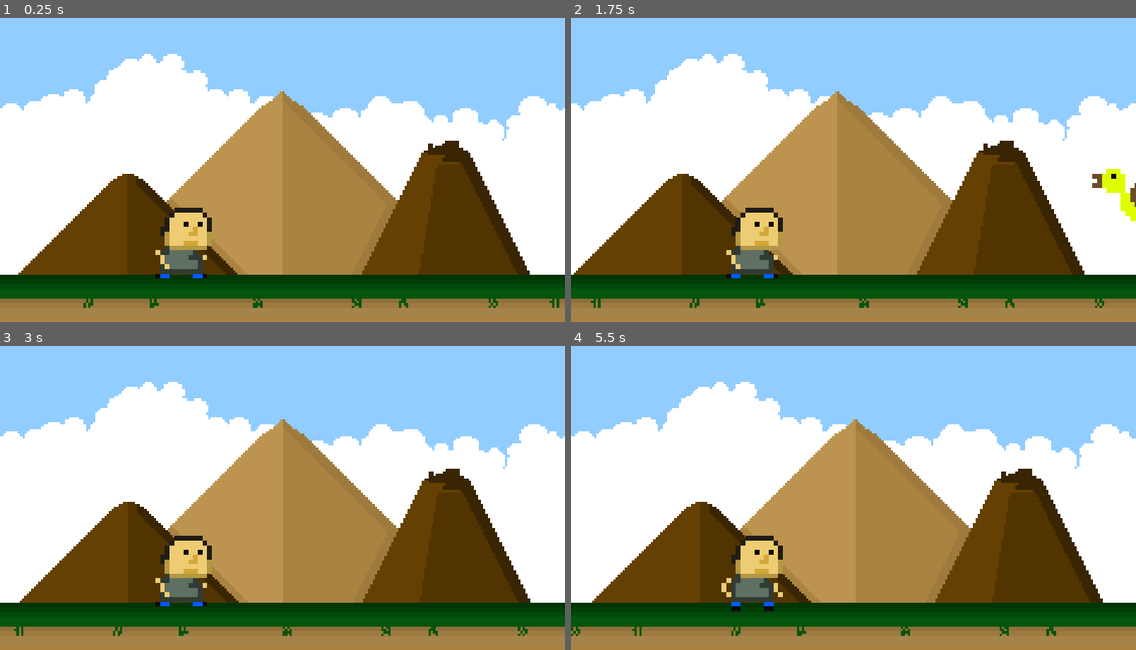
Above: before the commit, frames 1-4 (two rows, left to right).
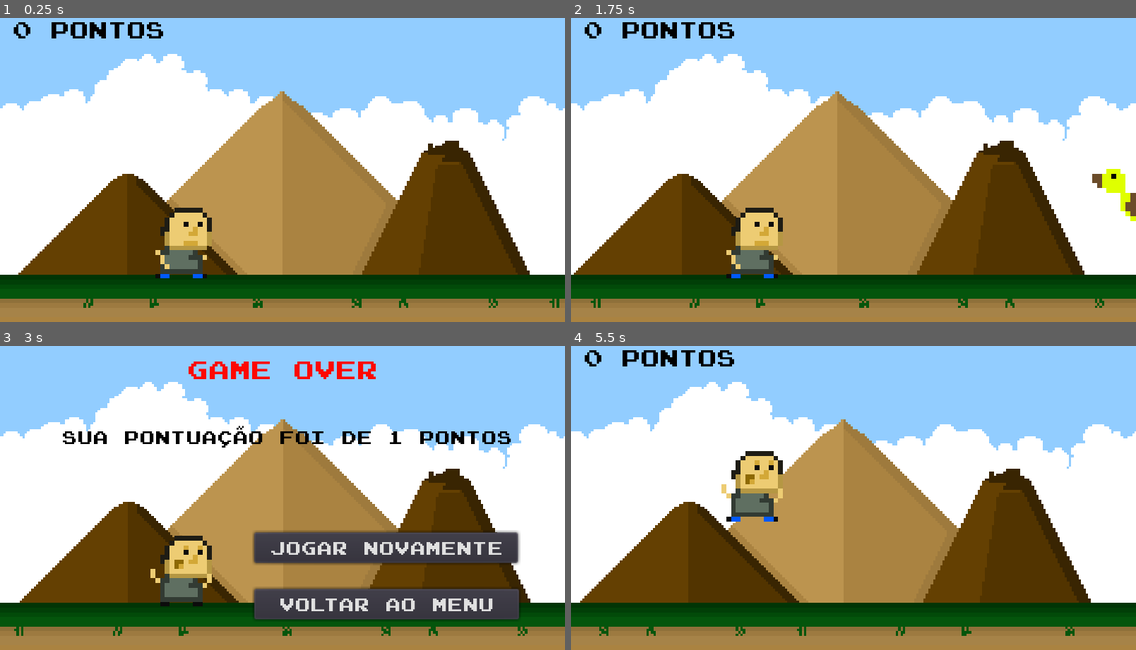
Above: after the commit, the same moments.

Repository: alexporcena/godot-endlessrunner
Game: Godot game, scene res://cenas/Jogo.tscn
Two runs of this game, one before a commit and one after it. Both use one fixed random seed, a clock stepped at 60 frames per second and the inputs below. The project has no main scene, so this scene is started directly.
Inputs (mouse positions are in pixels of both pictures, inside the frame that each line leads up to):
- Up to frame 1 (0.25 s): no input
- Up to frame 2 (1.75 s): hold Up (ui_up) from 0.53 s (still down)
- Up to frame 3 (3 s): release Up (ui_up) at 2.03 s; hold Down (ui_down) 2.03-2.78 s; hold Up (ui_up) from 2.78 s (still down)
- Up to frame 4 (5.5 s): release Up (ui_up) at 3.5 s; click (955, 604) at 3.5 s, where only the run after the commit has a clickable "VOLTAR AO MENU"; click (989, 577) at 4.25 s, where only the run after the commit has a clickable "JOGAR"; hold Up (ui_up) from 5.03 s (still down)

The runs differ from the first frame. In frame 1, 0.7% of the frame differs, in the area x 2-29%, y 1-7%; in frame 2, 0.8%; in frame 3, 13%, in the area x 11-93%, y 5-91%; in frame 4, 12%.

Commit message:
Add files via upload

Diff:
--- a/cenas/Inimigo.tscn
+++ b/cenas/Inimigo.tscn
@@ -49,7 +49,6 @@
 [node name="AnimatedSprite" type="AnimatedSprite" parent="."]
 frames = SubResource( 7 )
 animation = "passaro"
-frame = 1
 playing = true
 
 [node name="CollisionPolygon2DHomem" type="CollisionPolygon2D" parent="."]
--- a/cenas/Jogo.tscn
+++ b/cenas/Jogo.tscn
@@ -1,8 +1,9 @@
-[gd_scene load_steps=5 format=2]
+[gd_scene load_steps=6 format=2]
 
 [ext_resource path="res://cenas/Jogador.tscn" type="PackedScene" id=1]
 [ext_resource path="res://cenas/Background.tscn" type="PackedScene" id=2]
 [ext_resource path="res://scripts/Jogo.gd" type="Script" id=3]
+[ext_resource path="res://interface/Hud.tscn" type="PackedScene" id=4]
 
 [sub_resource type="RectangleShape2D" id=1]
 extents = Vector2( 24.2065, 10 )
@@ -31,5 +32,7 @@
 [node name="TimerPontuacao" type="Timer" parent="."]
 wait_time = 2.0
 autostart = true
+
+[node name="Hud" parent="." instance=ExtResource( 4 )]
 [connection signal="timeout" from="TimerInimigo" to="." method="_on_TimerInimigo_timeout"]
 [connection signal="timeout" from="TimerPontuacao" to="." method="_on_TimerPontuacao_timeout"]
--- /dev/null
+++ b/interface/GameOver.tscn
@@ -0,0 +1,114 @@
+[gd_scene load_steps=12 format=2]
+
+[ext_resource path="res://assets/fontes/joystix monospace.ttf" type="DynamicFontData" id=1]
+[ext_resource path="res://cenas/Background.tscn" type="PackedScene" id=2]
+[ext_resource path="res://assets/imagens/jogador.png" type="Texture" id=3]
+[ext_resource path="res://scripts/GameOver.gd" type="Script" id=4]
+
+[sub_resource type="DynamicFont" id=1]
+size = 22
+font_data = ExtResource( 1 )
+
+[sub_resource type="DynamicFont" id=2]
+font_data = ExtResource( 1 )
+
+[sub_resource type="DynamicFont" id=3]
+font_data = ExtResource( 1 )
+
+[sub_resource type="DynamicFont" id=4]
+font_data = ExtResource( 1 )
+
+[sub_resource type="AtlasTexture" id=5]
+atlas = ExtResource( 3 )
+region = Rect2( 64, 64, 64, 64 )
+
+[sub_resource type="AtlasTexture" id=6]
+atlas = ExtResource( 3 )
+region = Rect2( 128, 64, 64, 64 )
+
+[sub_resource type="SpriteFrames" id=7]
+animations = [ {
+"frames": [ SubResource( 5 ), SubResource( 6 ) ],
+"loop": true,
+"name": "default",
+"speed": 2.0
+} ]
+
+[node name="GameOver" type="Node"]
+script = ExtResource( 4 )
+
+[node name="Background" parent="." instance=ExtResource( 2 )]
+
+[node name="Control" type="Control" parent="."]
+anchor_right = 1.0
+anchor_bottom = 1.0
+__meta__ = {
+"_edit_use_anchors_": false
+}
+
+[node name="LabelGameOver" type="Label" parent="Control"]
+anchor_left = 0.5
+anchor_right = 0.5
+margin_left = -81.0
+margin_top = 18.0
+margin_right = 81.0
+margin_bottom = 45.0
+custom_fonts/font = SubResource( 1 )
+custom_colors/font_color = Color( 0.996094, 0.0309455, 0.00778198, 1 )
+text = "GAME OVER"
+__meta__ = {
+"_edit_use_anchors_": false
+}
+
+[node name="LabelPontuacao" type="Label" parent="Control"]
+anchor_left = 0.5
+anchor_top = 0.5
+anchor_right = 0.5
+anchor_bottom = 0.5
+margin_left = -188.5
+margin_top = -56.0
+margin_right = 188.5
+margin_bottom = -36.0
+custom_fonts/font = SubResource( 2 )
+custom_colors/font_color = Color( 0, 0, 0, 1 )
+text = "SUA PONTUAÇÃO FOI DE X PONTOS"
+__meta__ = {
+"_edit_use_anchors_": false
+}
+
+[node name="ButtonJogar" type="Button" parent="Control"]
+anchor_left = 0.5
+anchor_top = 1.0
+anchor_right = 0.5
+anchor_bottom = 1.0
+margin_left = -24.0
+margin_top = -100.0
+margin_right = 200.0
+margin_bottom = -74.0
+custom_fonts/font = SubResource( 3 )
+text = "JOGAR NOVAMENTE"
+__meta__ = {
+"_edit_use_anchors_": false
+}
+
+[node name="ButtonMenu" type="Button" parent="Control"]
+anchor_left = 0.5
+anchor_top = 1.0
+anchor_right = 0.5
+anchor_bottom = 1.0
+margin_left = -24.0
+margin_top = -52.0
+margin_right = 201.0
+margin_bottom = -26.0
+custom_fonts/font = SubResource( 4 )
+text = "VOLTAR AO MENU"
+__meta__ = {
+"_edit_use_anchors_": false
+}
+
+[node name="AnimatedSpritePersonagem" type="AnimatedSprite" parent="."]
+position = Vector2( 160, 205 )
+frames = SubResource( 7 )
+playing = true
+[connection signal="pressed" from="Control/ButtonJogar" to="." method="_on_ButtonJogar_pressed"]
+[connection signal="pressed" from="Control/ButtonMenu" to="." method="_on_ButtonMenu_pressed"]
--- /dev/null
+++ b/interface/Hud.tscn
@@ -0,0 +1,30 @@
+[gd_scene load_steps=4 format=2]
+
+[ext_resource path="res://assets/fontes/joystix monospace.ttf" type="DynamicFontData" id=1]
+[ext_resource path="res://scripts/Hud.gd" type="Script" id=2]
+
+[sub_resource type="DynamicFont" id=1]
+size = 20
+font_data = ExtResource( 1 )
+
+[node name="Hud" type="Node"]
+script = ExtResource( 2 )
+
+[node name="Control" type="Control" parent="."]
+anchor_right = 1.0
+anchor_bottom = 1.0
+__meta__ = {
+"_edit_use_anchors_": false
+}
+
+[node name="LabelPontuacao" type="Label" parent="Control"]
+margin_left = 10.0
+margin_top = 9.0
+margin_right = 76.0
+margin_bottom = 23.0
+custom_fonts/font = SubResource( 1 )
+custom_colors/font_color = Color( 0, 0, 0, 1 )
+text = "0 PONTOS"
+__meta__ = {
+"_edit_use_anchors_": false
+}
--- /dev/null
+++ b/interface/Menu.tscn
@@ -0,0 +1,93 @@
+[gd_scene load_steps=11 format=2]
+
+[ext_resource path="res://assets/imagens/jogador.png" type="Texture" id=1]
+[ext_resource path="res://assets/fontes/joystix monospace.ttf" type="DynamicFontData" id=2]
+[ext_resource path="res://scripts/Menu.gd" type="Script" id=3]
+[ext_resource path="res://cenas/Background.tscn" type="PackedScene" id=4]
+
+[sub_resource type="DynamicFont" id=1]
+size = 32
+font_data = ExtResource( 2 )
+
+[sub_resource type="DynamicFont" id=6]
+font_data = ExtResource( 2 )
+
+[sub_resource type="DynamicFont" id=2]
+font_data = ExtResource( 2 )
+
+[sub_resource type="AtlasTexture" id=3]
+atlas = ExtResource( 1 )
+region = Rect2( 0, 0, 64, 64 )
+
+[sub_resource type="AtlasTexture" id=4]
+atlas = ExtResource( 1 )
+region = Rect2( 64, 64, 64, 64 )
+
+[sub_resource type="SpriteFrames" id=5]
+animations = [ {
+"frames": [ SubResource( 3 ), SubResource( 4 ) ],
+"loop": true,
+"name": "default",
+"speed": 5.0
+} ]
+
+[node name="Menu" type="Node"]
+script = ExtResource( 3 )
+
+[node name="Background" parent="." instance=ExtResource( 4 )]
+
+[node name="Control" type="Control" parent="."]
+anchor_right = 1.0
+anchor_bottom = 1.0
+__meta__ = {
+"_edit_use_anchors_": false
+}
+
+[node name="LabelJogo" type="Label" parent="Control"]
+anchor_left = 0.5
+anchor_right = 0.5
+margin_left = -162.0
+margin_top = 28.0
+margin_right = 162.0
+margin_bottom = 67.0
+custom_fonts/font = SubResource( 1 )
+custom_colors/font_color = Color( 0, 0, 0, 1 )
+text = "NOME DO JOGO"
+
+[node name="LabelRecorde" type="Label" parent="Control"]
+anchor_left = 0.5
+anchor_top = 0.5
+anchor_right = 0.5
+anchor_bottom = 0.5
+margin_left = -162.5
+margin_top = -47.0
+margin_right = 162.5
+margin_bottom = -27.0
+custom_fonts/font = SubResource( 6 )
+custom_colors/font_color = Color( 0, 0, 0, 1 )
+text = "SEU RECORDE É DE X PONTOS"
+__meta__ = {
+"_edit_use_anchors_": false
+}
+
+[node name="ButtonJogo" type="Button" parent="Control"]
+anchor_left = 0.5
+anchor_top = 1.0
+anchor_right = 0.5
+anchor_bottom = 1.0
+margin_left = 75.5
+margin_top = -76.0
+margin_right = 152.5
+margin_bottom = -50.0
+custom_fonts/font = SubResource( 2 )
+text = "JOGAR"
+__meta__ = {
+"_edit_use_anchors_": false
+}
+
+[node name="AnimatedSprite" type="AnimatedSprite" parent="."]
+position = Vector2( 160, 205 )
+frames = SubResource( 5 )
+frame = 1
+playing = true
+[connection signal="pressed" from="Control/ButtonJogo" to="." method="_on_ButtonJogo_pressed"]
--- /dev/null
+++ b/scripts/GameOver.gd
@@ -0,0 +1,11 @@
+extends Node
+
+func _ready():
+	$Control/LabelPontuacao.text = "SUA PONTUAÇÃO FOI DE " + String(Global.pontuacao) + " PONTOS"
+
+func _on_ButtonJogar_pressed():
+	get_tree().change_scene("res://cenas/Jogo.tscn")
+
+
+func _on_ButtonMenu_pressed():
+	get_tree().change_scene("res://interface/Menu.tscn")
--- /dev/null
+++ b/scripts/Hud.gd
@@ -0,0 +1,4 @@
+extends Node
+
+func _process(delta):
+	$Control/LabelPontuacao.text = String(Global.pontuacao) + " PONTOS"
--- a/scripts/Inimigo.gd
+++ b/scripts/Inimigo.gd
@@ -34,4 +34,4 @@
 	if body.name == "Jogador":
 		if Global.pontuacao > Global.recorde_pontuacao:
 			Global.recorde_pontuacao = Global.pontuacao
-		get_tree().change_scene("res://cenas/Jogo.tscn")
+		get_tree().change_scene("res://interface/GameOver.tscn")
--- /dev/null
+++ b/scripts/Menu.gd
@@ -0,0 +1,7 @@
+extends Node
+
+func _ready():
+	$Control/LabelRecorde.text = "SEU RECORDE É DE " + String(Global.recorde_pontuacao) + " PONTOS"
+
+func _on_ButtonJogo_pressed():
+	get_tree().change_scene("res://cenas/Jogo.tscn")
Binary file added: assets/fontes/joystix monospace.ttf
